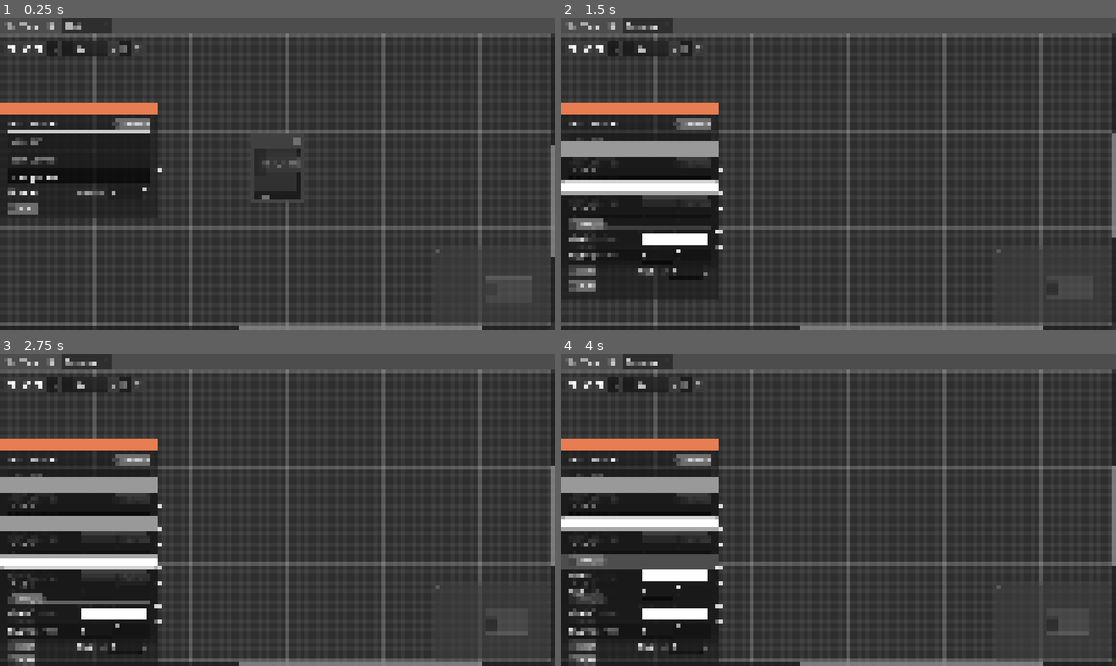
Above: before the commit, frames 1-4 (two rows, left to right).
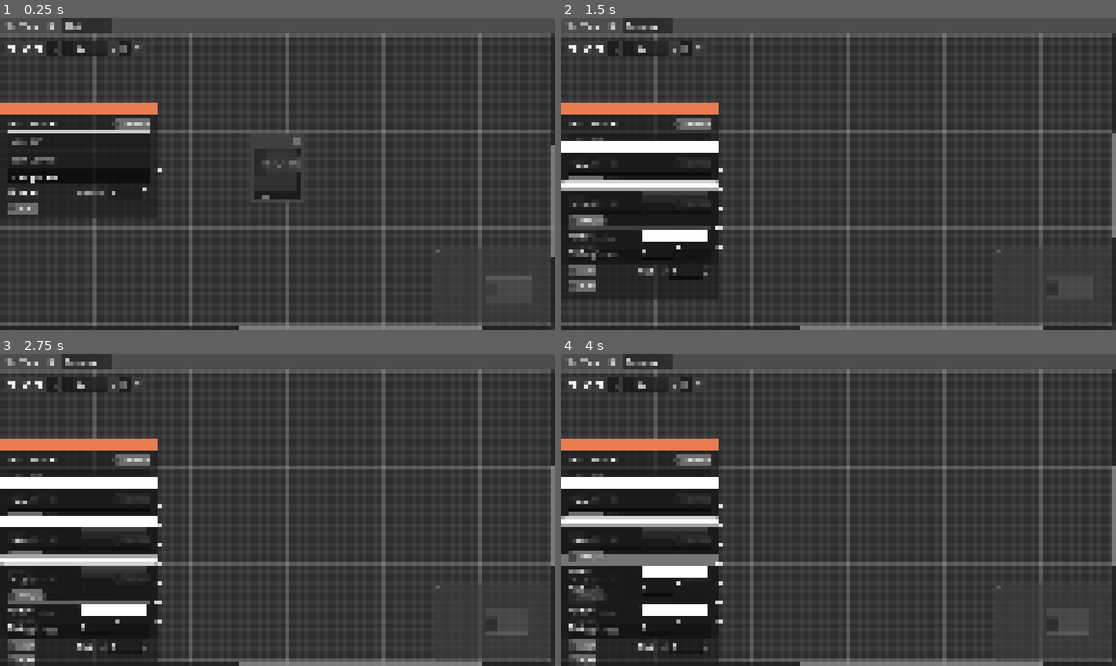
Above: after the commit, the same moments.

Repository: Roboticy3/Louder
Game: Godot game, scene res://entities/editor.tscn
Same seed, same stepped clock (60 frames per second), same inputs: the game is played once before the commit and once after it.
Inputs (mouse positions are in pixels of both pictures, inside the frame that each line leads up to):
- Up to frame 1 (0.25 s): no input
- Up to frame 2 (1.5 s): click (638, 139) at 0.52 s; type "12" at 0.6 s; click (638, 158) at 0.75 s; type "Alex" at 0.83 s; click (921, 230) at 0.98 s; type "Alex" at 1.07 s; click (638, 180) at 1.27 s; type "12" at 1.35 s
- Up to frame 3 (2.75 s): click (77, 534) at 1.5 s; type "Alex" at 1.58 s; click (77, 553) at 2.02 s; type "12" at 2.1 s
- Up to frame 4 (4 s): click "Start" at 2.75 s; click "Start" at 3.5 s

The runs differ from the first frame. In frame 2, 3.2% of the frame differs, in the area x 0-30%, y 39-81%; in frame 3, 4.7%; in frame 4, 4.8%, in the area x 0-30%, y 39-93%.

Commit message:
another experiment with speaker color. focus!

Diff:
--- a/editor/entities/speaker.tscn
+++ b/editor/entities/speaker.tscn
@@ -3,6 +3,7 @@
 [ext_resource type="Script" uid="uid://cpdekulpatyo0" path="res://scripts/speaker_entity.gd" id="1_f3f4n"]
 [ext_resource type="PackedScene" uid="uid://d2ffa88ufdvl6" path="res://entities/text_content.tscn" id="3_k1deq"]
 [ext_resource type="Script" uid="uid://ctb32vrbjkrsg" path="res://scripts/arrow_keys_spin_box.gd" id="4_f3f4n"]
+[ext_resource type="Script" uid="uid://u0dkbptw8kh6" path="res://scripts/color_logic_section.gd" id="6_3ykgf"]
 [ext_resource type="Script" uid="uid://derdgutm4a213" path="res://scripts/start_check.gd" id="7_soybp"]
 [ext_resource type="Script" uid="uid://dabkdaqchjesv" path="res://scripts/choices_section_logic.gd" id="8_57h7j"]
 
@@ -128,4 +129,9 @@
 child_index = 3
 spoke_child_index = 1
 
+[node name="ColorPickerLogic" type="Node" parent="ChoicesSection" unique_id=59080645 node_paths=PackedStringArray("color_picker", "hub")]
+script = ExtResource("6_3ykgf")
+color_picker = NodePath("../color")
+hub = NodePath("../..")
+
 [connection signal="choices_changed" from="ChoicesSection/relationships" to="." method="reset_size" flags=3]
--- a/editor/scripts/color_logic_section.gd
+++ b/editor/scripts/color_logic_section.gd
@@ -1,11 +1,14 @@
 extends Node
 
+@export var color_picker:ColorPickerButton
+@export var hub:GraphNode
 
 # Called when the node enters the scene tree for the first time.
 func _ready() -> void:
-	pass # Replace with function body.
+	color_picker.color_changed.connect(_on_color_updated)
+	_on_color_updated(color_picker.color)
 
-
-# Called every frame. 'delta' is the elapsed time since the previous frame.
-func _process(delta: float) -> void:
-	pass
+func _on_color_updated(color:Color):
+	var new_box := StyleBoxFlat.new()
+	new_box.bg_color = color
+	hub.add_theme_stylebox_override("titlebar", new_box)
